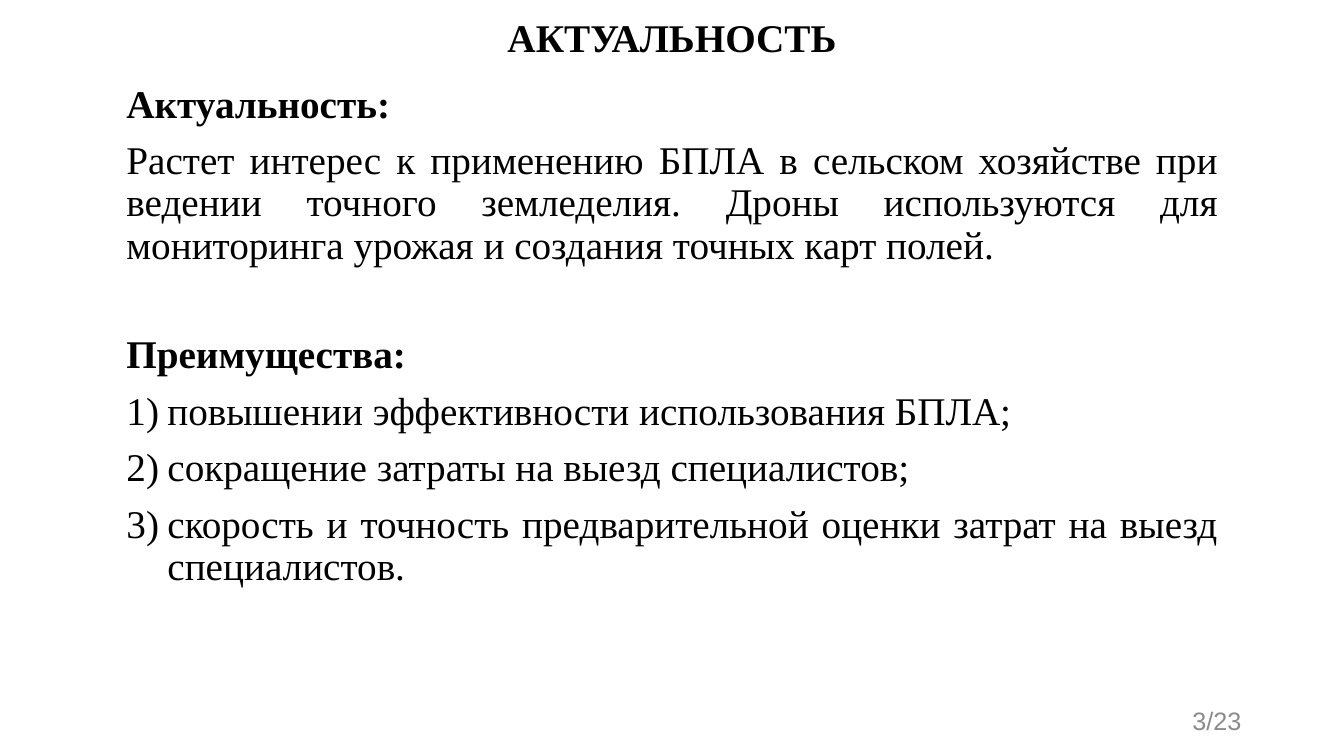
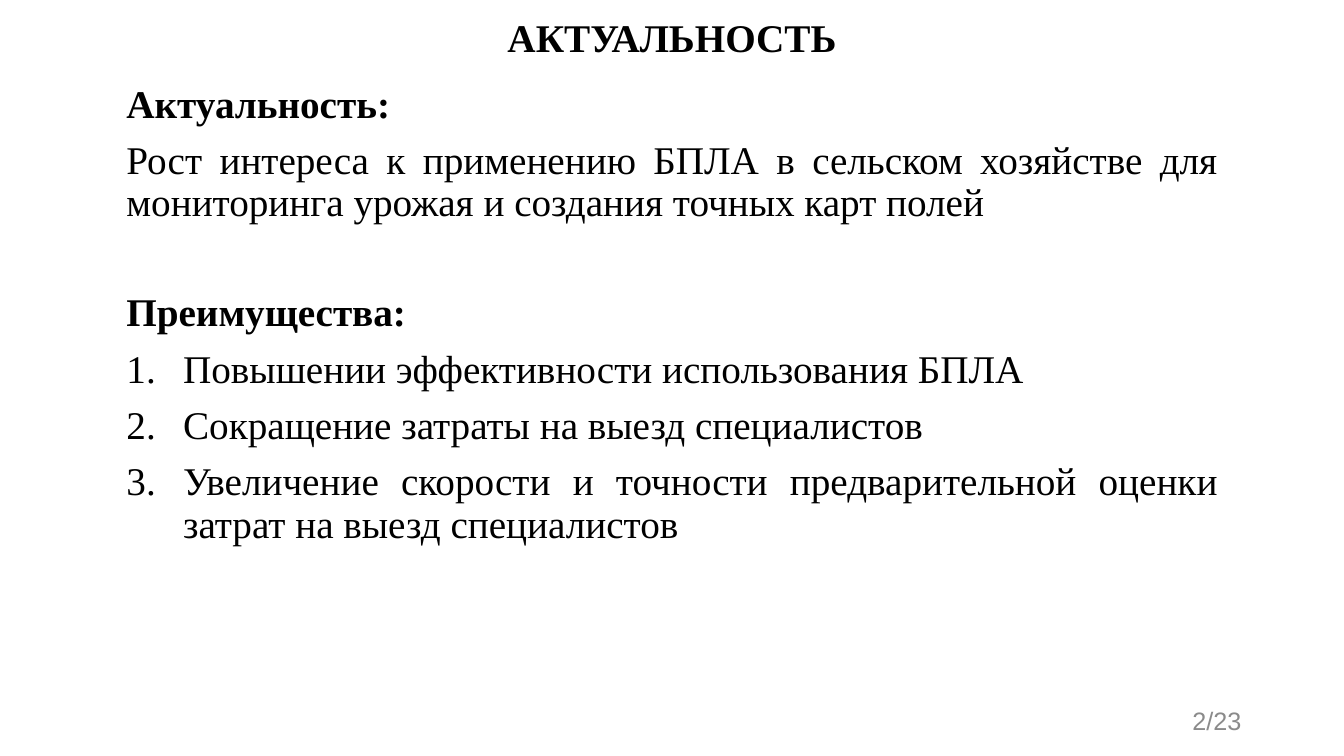
Before and after one commit to evgenkot/uav-route-calculation, a slide deck: slide 2 of doc/GQW/Raschupkin_EV_UAV_Route_Planning.pptx (slide 3 before the commit). Drawn at 1344x756 pixels with LibreOffice and Linux fonts; fonts in the diff are those of the drawing. Boxes give left, top, right and bottom in pixels: in the first picture for what was removed or moved away, otherwise in the second. Text is boxed around its words. In the diff, an @@ line names an element or a change of style, - is before the commit and + after.

```diff
--- a/doc/GQW/Raschupkin_EV_UAV_Route_Planning.pptx
+++ b/doc/GQW/Raschupkin_EV_UAV_Route_Planning.pptx
@@ text at (126,147,1217,224): text changed @@
-Растет интерес к применению БПЛА в сельском хозяйстве при ведении точного земледелия. Дроны используются для мониторинга урожая и создания точных карт полей.
+Рост интереса к применению БПЛА в сельском хозяйстве для мониторинга урожая и создания точных карт полей
@@ text at (183,355,1218,545): text changed @@
-1) повышении эффективности использования БПЛА;
-2) сокращение затраты на выезд специалистов;
-3) скорость и точность предварительной оценки затрат на выезд специалистов.
+1. Повышении эффективности использования БПЛА
+2. Сокращение затраты на выезд специалистов
+3. Увеличение скорости и точности предварительной оценки затрат на выезд специалистов
@@ page number at (1192,712,1241,730): text changed @@
-3/23
+2/23
```
Also in this commit, not shown: 15 other slides changed, 3 other files.
